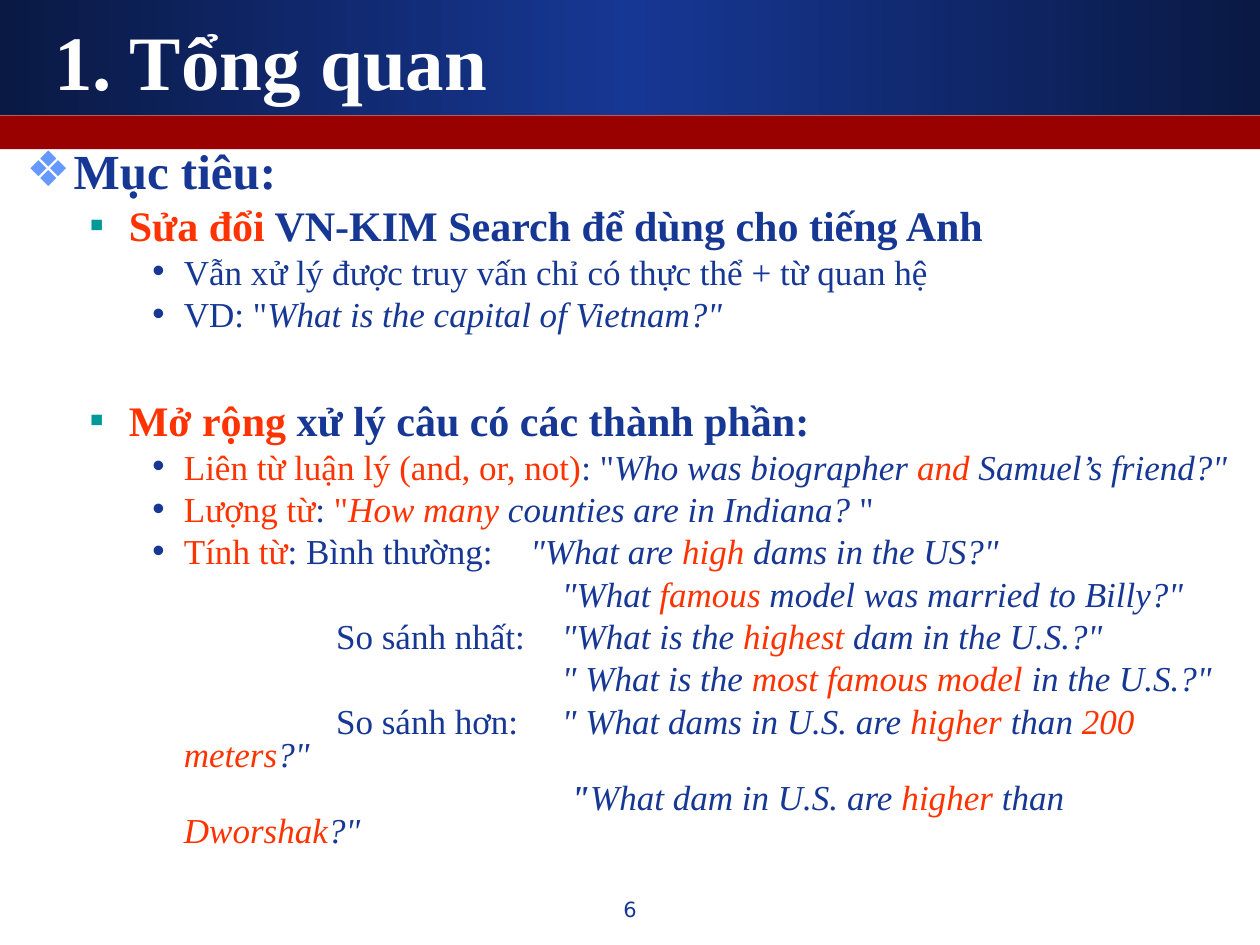
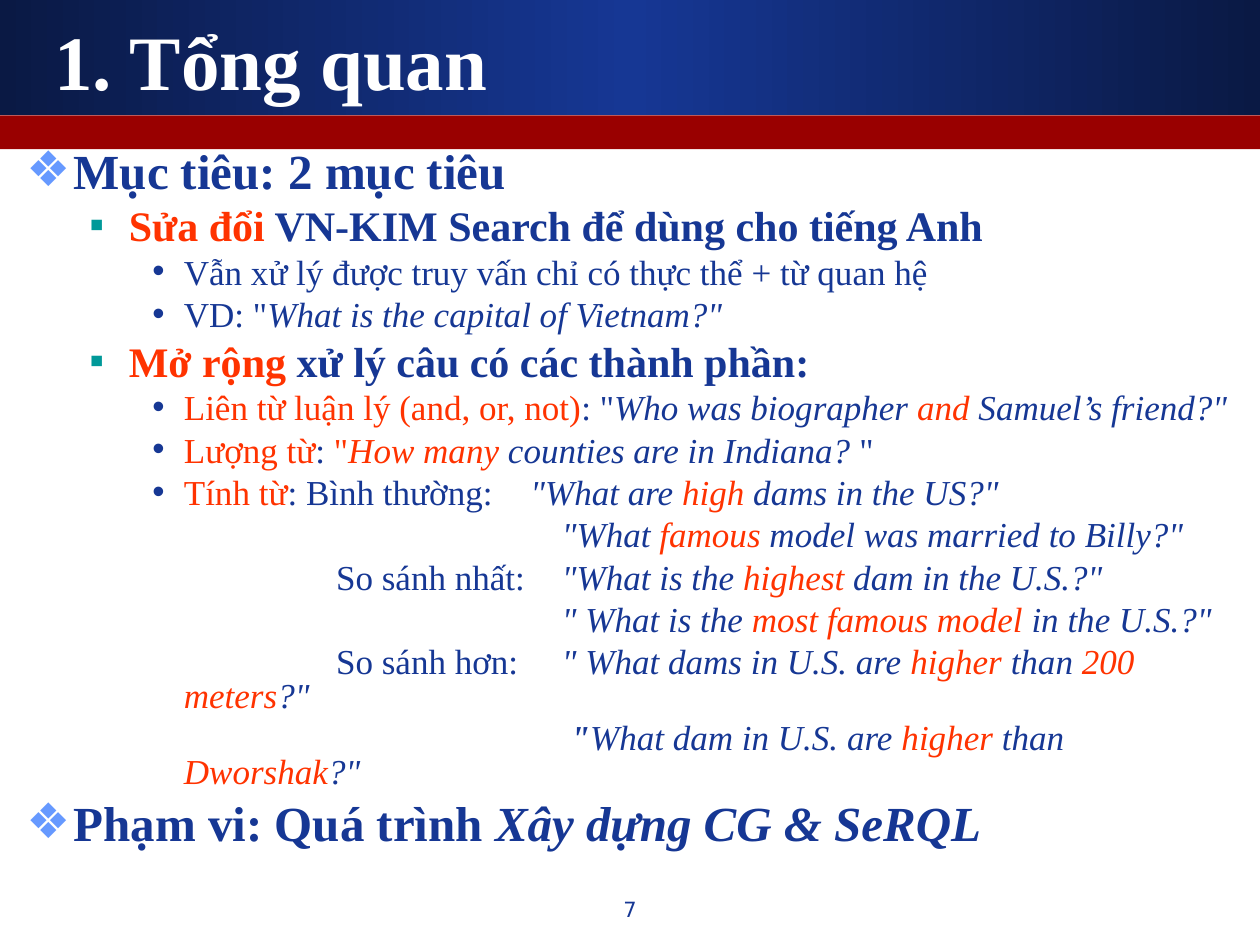
Before and after one commit to leaderwing/kt-kimres, a slide deck: slide 7 of note/[Thesis] Presentation.ppt (slide 6 before the commit). Drawn at 1260x945 pixels with LibreOffice and Linux fonts; fonts in the diff are those of the drawing. Boxes give left, top, right and bottom in pixels: in the first picture for what was removed or moved away, otherwise in the second. Text is boxed around its words. In the diff, an @@ line names an element or a change of style, - is before the commit and + after.

```diff
--- a/note/[Thesis] Presentation.ppt
+++ b/note/[Thesis] Presentation.ppt
@@ text at <box>74,154,506,199</box>: text changed @@
-❖ Mục tiêu:
+❖ Mục tiêu: 2 mục tiêu
@@ text at <box>74,806,981,851</box>: paragraph added @@
+❖ Phạm vi: Quá trình Xây dựng CG & SeRQL
@@ page number at <box>623,901,636,917</box>: text changed @@
-6
+7
```
Also in this commit, not shown: 7 other slides changed, 1 slide added.
